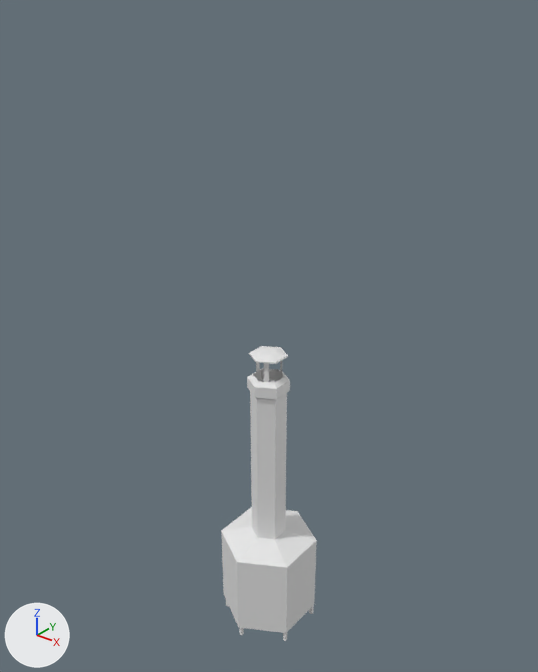
An edit to the FBX model Assets/Models/stove/stove.fbx, drawn before and after from the same camera.
Camera for both pictures: a camera (50 mm lens) standing at (1.943, -1.712, 2.275) and looking at (0.55, 0.03, 1.195). Every picture has the same lights, and +X, +Y and +Z are marked at lower left. Materials are left out; every surface is plain grey. Where no turn or scale is listed for an object, it has been applied to the vertices.

Objects in the first picture: 'Fireplace'.
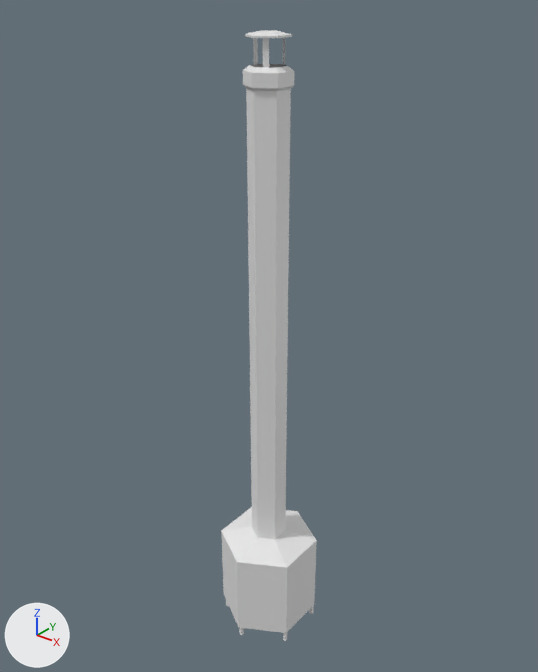
Pixel boxes [x1, y1, x2, y2] of what changed, in the pictures (538 x 672 px; the box of a moved part takes in the faces that stretch with it):
'Fireplace', reshaped (107% taller): before [221, 346, 317, 641]; after [221, 30, 317, 641]
part 1 of me_circle_004, moved or reshaped: before [247, 346, 290, 407]; after [243, 30, 294, 407]

The change, as a diff of the scene's bpy script:
```diff
--- a/Assets/Models/stove/stove.fbx.py
+++ b/Assets/Models/stove/stove.fbx.py
@@ me_circle_004 @@
 me_circle_004.from_pydata(...)  # 162 vertices, 130 faces; spans x -0.155..0.155, y -0.179..0.179, z -0.981..0.149
 # used by ob_fireplace; location = (0.582, -0.012, 1.014)
+# me_circle_004 part 1: all 90 vertices in x -0.063..0.063, y -0.072..0.072, z 0.0..0.149 are moved by (0.0, 0.0, 0.973)
```
